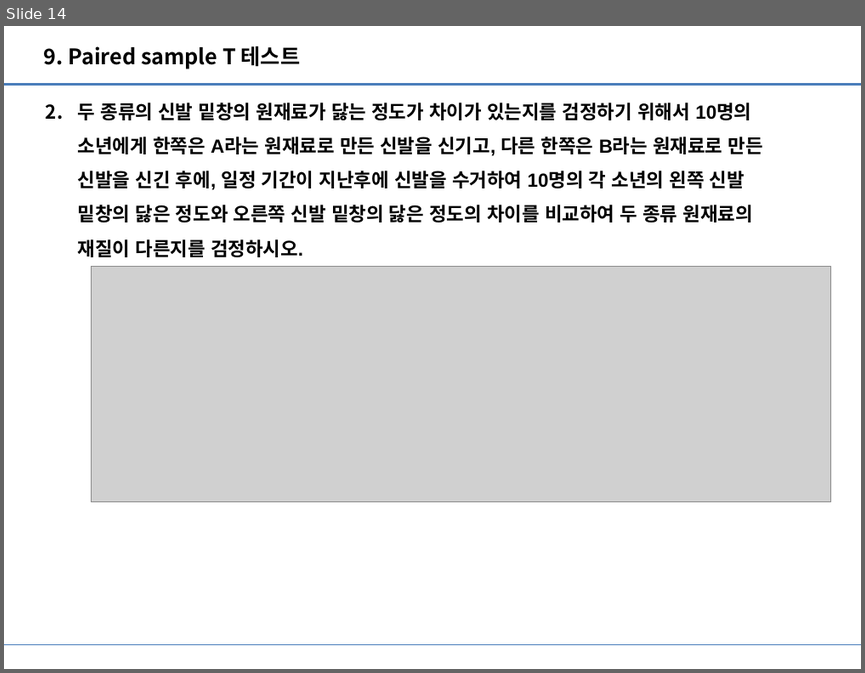
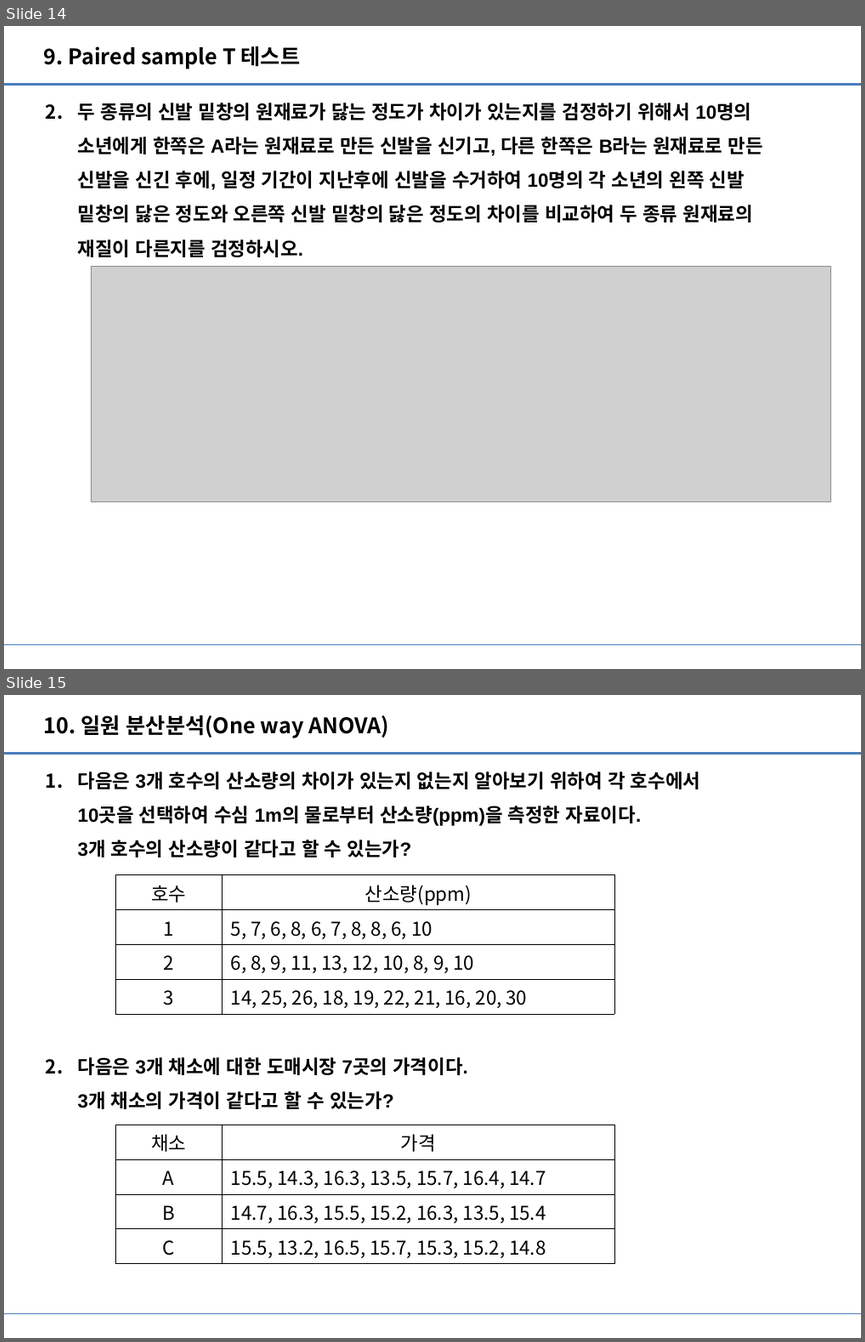
Before and after one commit to Heechul90/R-Statistics, a slide deck: Practice/연습문제 data/R 연습문제.pptx. Shown one above the other, each under a label of ours: slide 14 before the commit, slides 14 and 15 after it. The pictures are 865x673 and 865x1342 pixels, drawn with LibreOffice and Linux fonts; fonts in the diff are those of the drawing; grey boxes stand for pictures. Boxes give left, top, right and bottom in pixels: in the first picture for what was removed or moved away, otherwise in the second. Text is boxed around its words. In the diff, an @@ line names an element or a change of style, - is before the commit and + after.

```diff
--- a/Practice/연습문제 data/R 연습문제.pptx
+++ b/Practice/연습문제 data/R 연습문제.pptx
@@ slide 15 added at <box>4,695,861,1338</box>, background #FFFFFF; not listed: 2 template elements that a slide beside it also shows @@
@@ text added at <box>44,715,389,738</box>, 18 pt, text #000000, bold @@
+10. 일원 분산분석(One way ANOVA)
@@ text added at <box>78,771,700,857</box>, 16 pt, text #000000, bold @@
+1. 다음은 3개 호수의 산소량의 차이가 있는지 없는지 알아보기 위하여 각 호수에서
+   10곳을 선택하여 수심 1m의 물로부터 산소량(ppm)을 측정한 자료이다.
+   3개 호수의 산소량이 같다고 할 수 있는가?
@@ table added at <box>115,875,615,1014</box>, 4 rows, 2 columns @@
+호수 | 산소량(ppm)
+1 | 5, 7, 6, 8, 6, 7, 8, 8, 6, 10
+2 | 6, 8, 9, 11, 13, 12, 10, 8, 9, 10
+3 | 14, 25, 26, 18, 19, 22, 21, 16, 20, 30
@@ text added at <box>78,1057,467,1109</box>, 16 pt, text #000000, bold @@
+2. 다음은 3개 채소에 대한 도매시장 7곳의 가격이다.
+   3개 채소의 가격이 같다고 할 수 있는가?
@@ table added at <box>115,1124,615,1263</box>, 4 rows, 2 columns @@
+채소 | 가격
+A | 15.5, 14.3, 16.3, 13.5, 15.7, 16.4, 14.7
+B | 14.7, 16.3, 15.5, 15.2, 16.3, 13.5, 15.4
+C | 15.5, 13.2, 16.5, 15.7, 15.3, 15.2, 14.8
```
Also in this commit, not shown: 1 other slide added, 8 other files.
